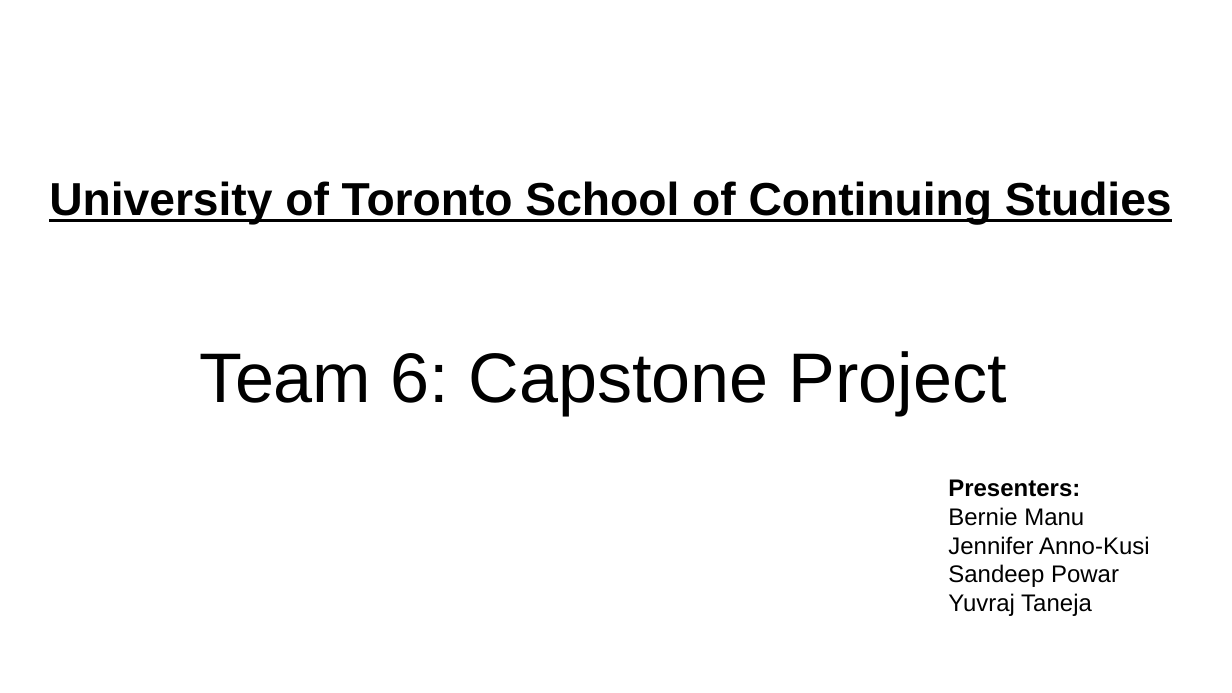
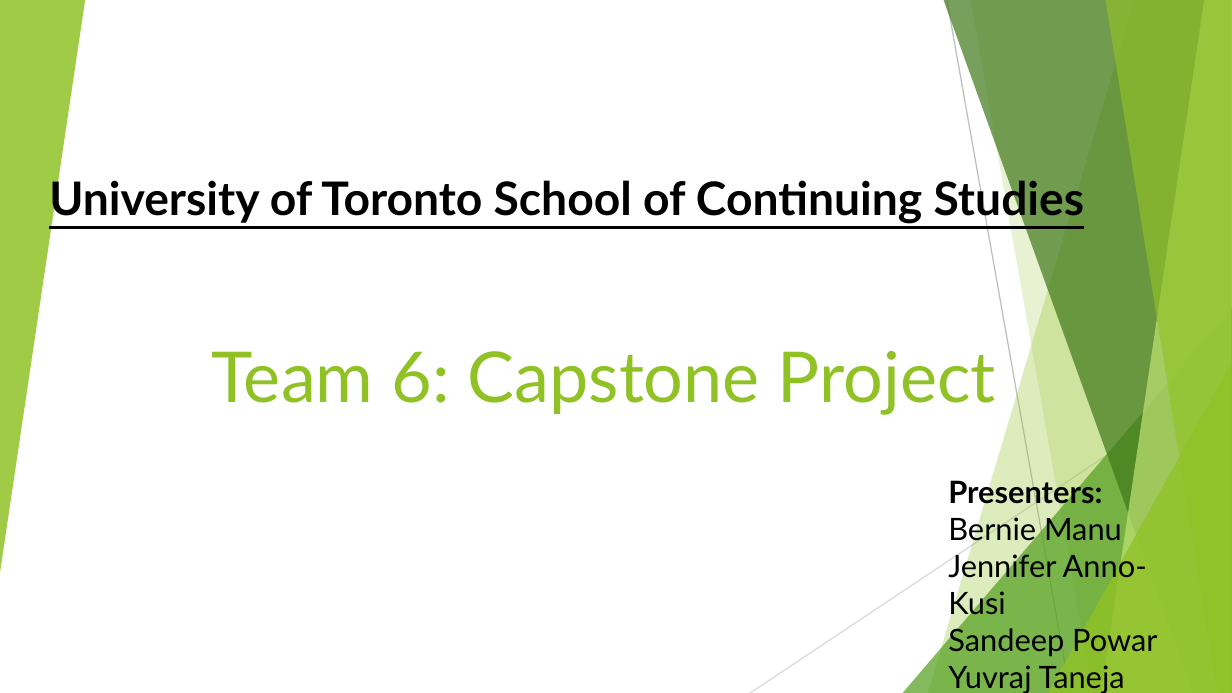
Before and after one commit to GerlechJen/Predicting-Auto-Insurance-Fraud-Claims, a slide deck: slide 1 of Team_6.pptx. Drawn at 1232x693 pixels with LibreOffice and Linux fonts; fonts in the diff are those of the drawing. Boxes give left, top, right and bottom in pixels: in the first picture for what was removed or moved away, otherwise in the second. Text is boxed around its words. In the diff, an @@ line names an element or a change of style, - is before the commit and + after.

```diff
--- a/Team_6.pptx
+++ b/Team_6.pptx
@@ group added at box(0, 0, 1232, 693): 5 freeform shapes, 3 triangles, 2 lines @@
@@ text "University of Toronto School of ..." at box(49, 175, 1085, 224): font Arial to Lato @@
@@ title "Team 6: Capstone Project" at box(211, 351, 996, 415): font Arial to Lato, text colour #000000 to #90C226 @@
@@ text "Presenters:" at box(948, 476, 1157, 693): size 14 to 18 pt, font Arial to Lato @@
```
Also in this commit, not shown: 9 other slides changed, 2 slides added, 1 other file.
